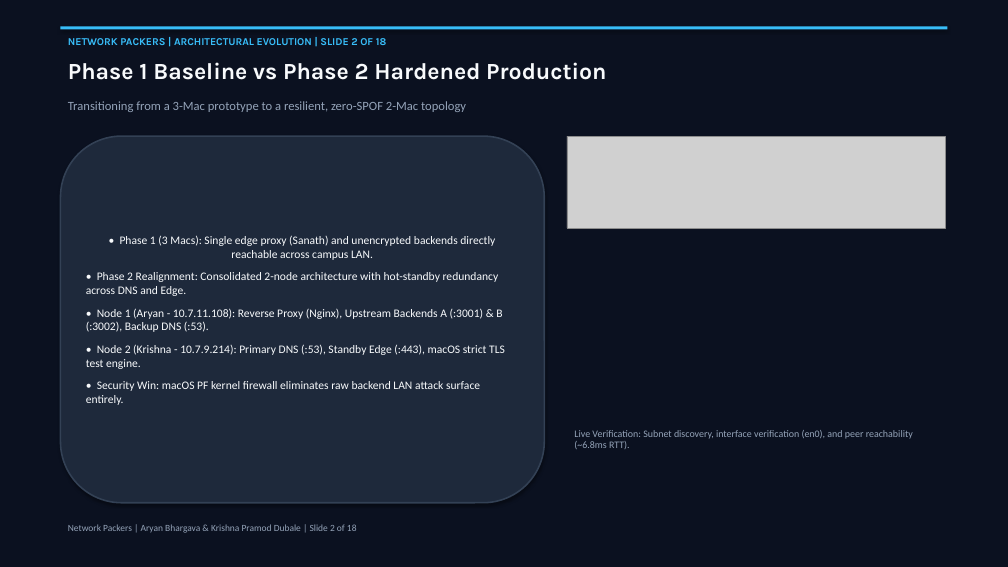
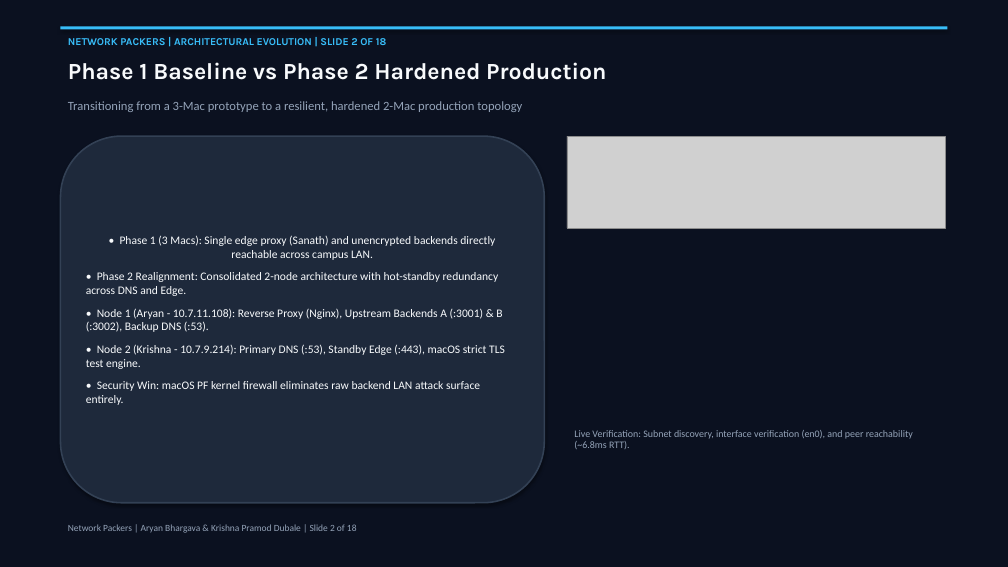
Before and after one commit to sanath-2512/Computer_Network, a slide deck: slide 2 of docs/Phase2_Final_Presentation_Team1.pptx. Drawn at 1008x567 pixels with LibreOffice and Linux fonts; fonts in the diff are those of the drawing; grey boxes stand for pictures. Boxes give left, top, right and bottom in pixels: in the first picture for what was removed or moved away, otherwise in the second. Text is boxed around its words. In the diff, an @@ line names an element or a change of style, - is before the commit and + after.

```diff
--- a/docs/Phase2_Final_Presentation_Team1.pptx
+++ b/docs/Phase2_Final_Presentation_Team1.pptx
@@ text at bbox=[68, 101, 522, 112]: text changed @@
-Transitioning from a 3-Mac prototype to a resilient, zero-SPOF 2-Mac topology
+Transitioning from a 3-Mac prototype to a resilient, hardened 2-Mac production topology
```
Also in this commit, not shown: 3 other slides changed, 20 other files.
